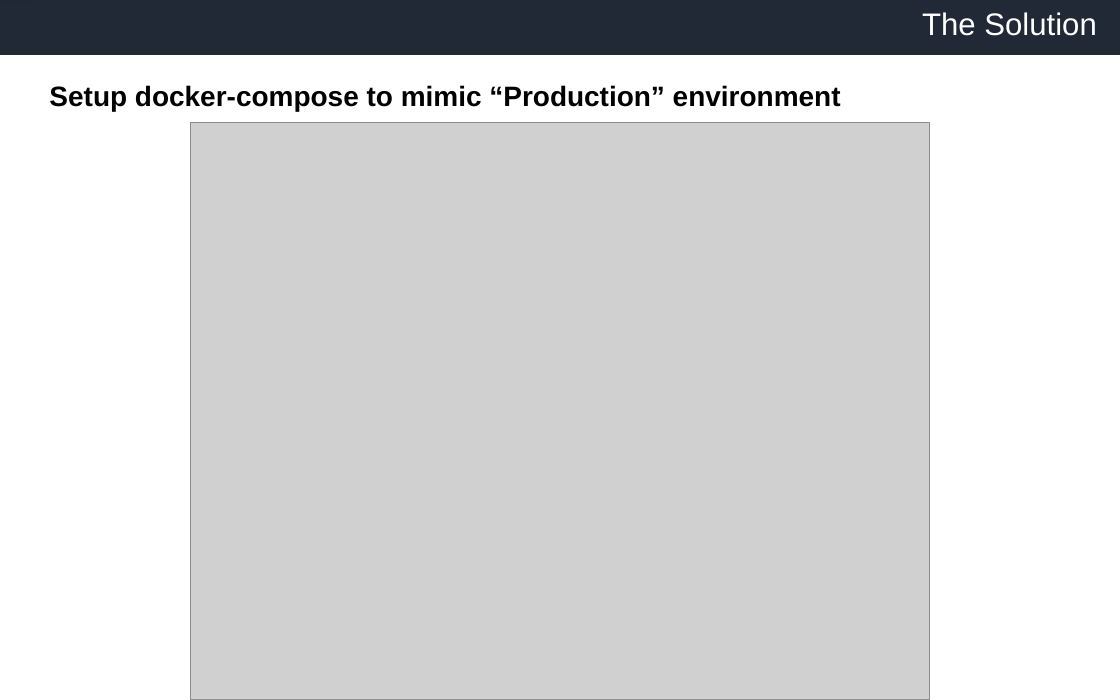
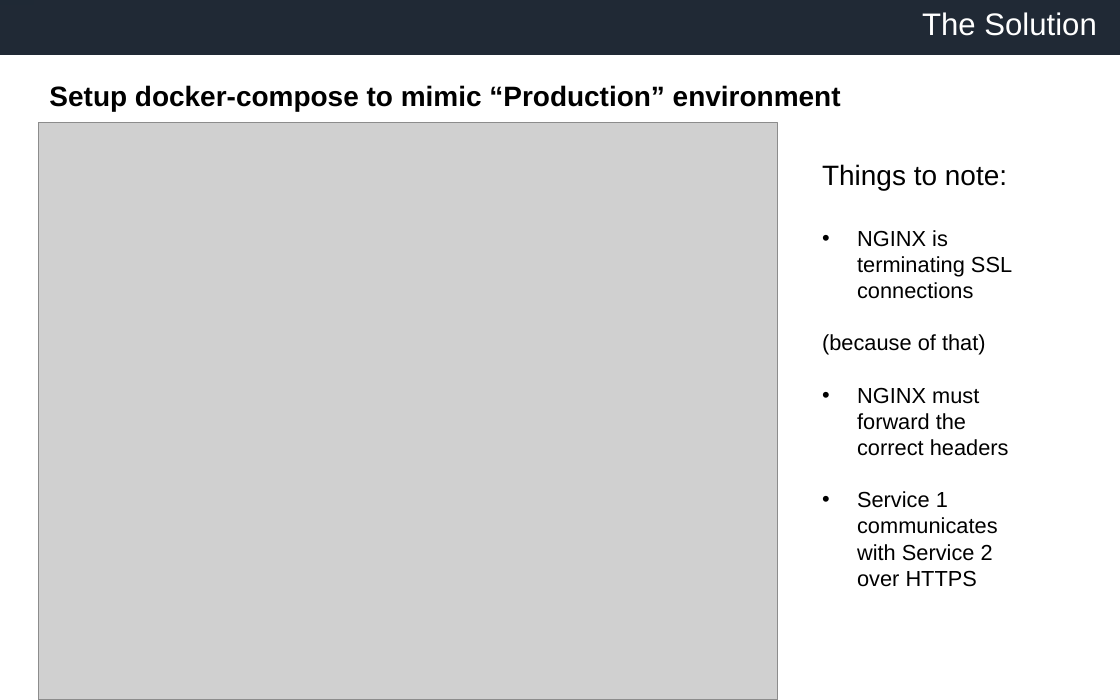
Before and after one commit to slomangino123/load-balanced-services, a slide deck: slide 6 of presentation.pptx (slide 5 before the commit). Drawn at 1120x700 pixels with LibreOffice and Linux fonts; fonts in the diff are those of the drawing; grey boxes stand for pictures; background and template pictures are left out. Boxes give left, top, right and bottom in pixels: in the first picture for what was removed or moved away, otherwise in the second. Text is boxed around its words. In the diff, an @@ line names an element or a change of style, - is before the commit and + after.

```diff
--- a/presentation.pptx
+++ b/presentation.pptx
@@ picture: place and size @@
-picture at [190,123,930,700]
+picture at [38,123,777,700]
@@ text added at [822,164,1012,587], 14 pt, text #000000 @@
+Things to note:
+• NGINX is terminating SSL connections
+(because of that)
+• NGINX must forward the correct headers
+• Service 1 communicates with Service 2 over HTTPS
```
Also in this commit, not shown: 3 other slides changed, 14 slides added.
